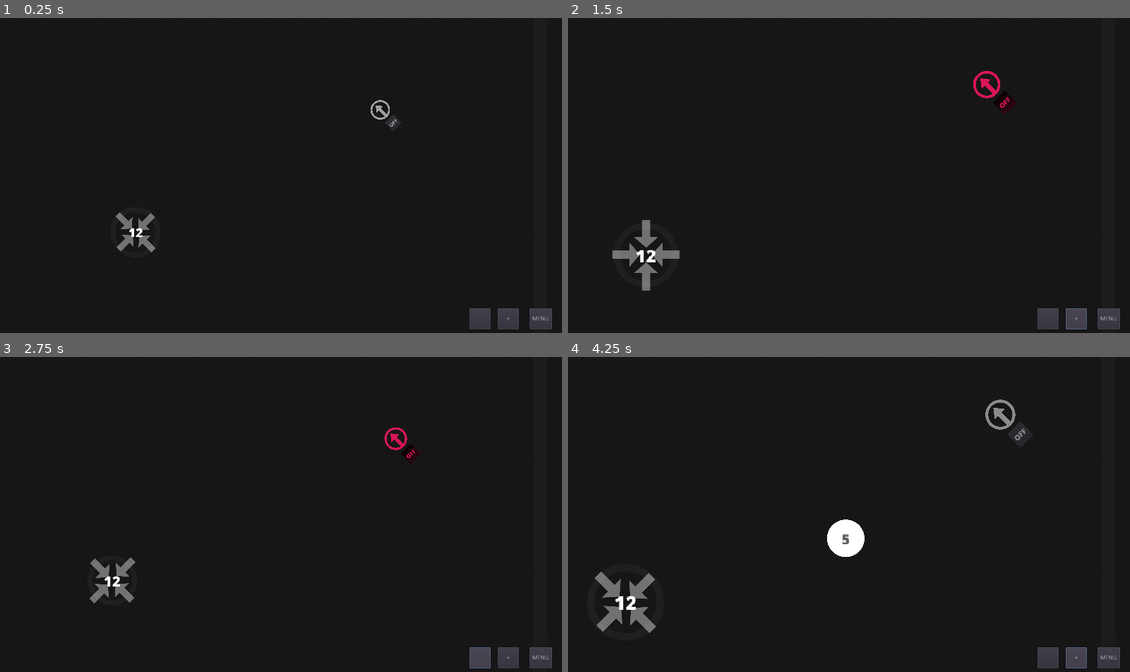
Above: before the commit, frames 1-4 (two rows, left to right).
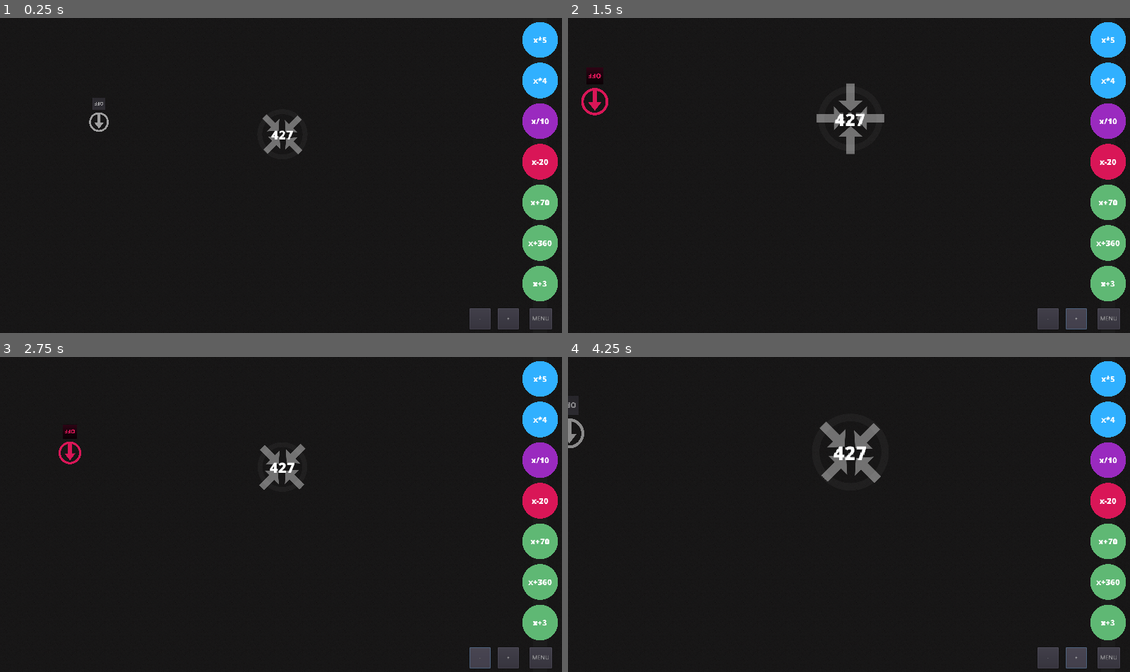
Above: after the commit, the same moments.

Repository: Masonzk/2023TSAVGDSOURCE
Game: Godot game, scene res://Scenes/Levels/8.tscn
Two runs of this game, one before a commit and one after it. Both use one fixed random seed, a clock stepped at 60 frames per second and the inputs below. This scene is started directly instead of the project's main scene.
Inputs:
- Up to frame 1 (0.25 s): no input
- Up to frame 2 (1.5 s): click "OFF" at 0.5 s; click "+" at 1.25 s
- Up to frame 3 (2.75 s): click "-" at 2 s
- Up to frame 4 (4.25 s): click "OFF" at 2.75 s; click "+" at 3.5 s

The runs differ from the first frame. In frame 1, 5.0% of the frame differs, in the area x 15-100%, y 1-90%; in frame 2, 5.8%; in frame 3, 5.2%; in frame 4, 6.8%, in the area x 0-100%, y 1-90%.

Commit message:
Created Level 8
I created level 8, I am going to need the null zone to finish it thought.

Diff:
--- a/Scenes/Levels/8.tscn
+++ b/Scenes/Levels/8.tscn
@@ -3,3 +3,13 @@
 [ext_resource path="res://Scenes/Levels/Base.tscn" type="PackedScene" id=1]
 
 [node name="8" instance=ExtResource( 1 )]
+expressions = [ "x+3", "x+360", "x+70", "x-20", "x/10", "x*4", "x*5" ]
+
+[node name="Emitter" parent="." index="0"]
+position = Vector2( 160, 224 )
+emit_direction = Vector2( 0, 1 )
+default_value = 140.0
+
+[node name="Collector" parent="." index="1"]
+position = Vector2( 640, 256 )
+desired_value = 427.0
